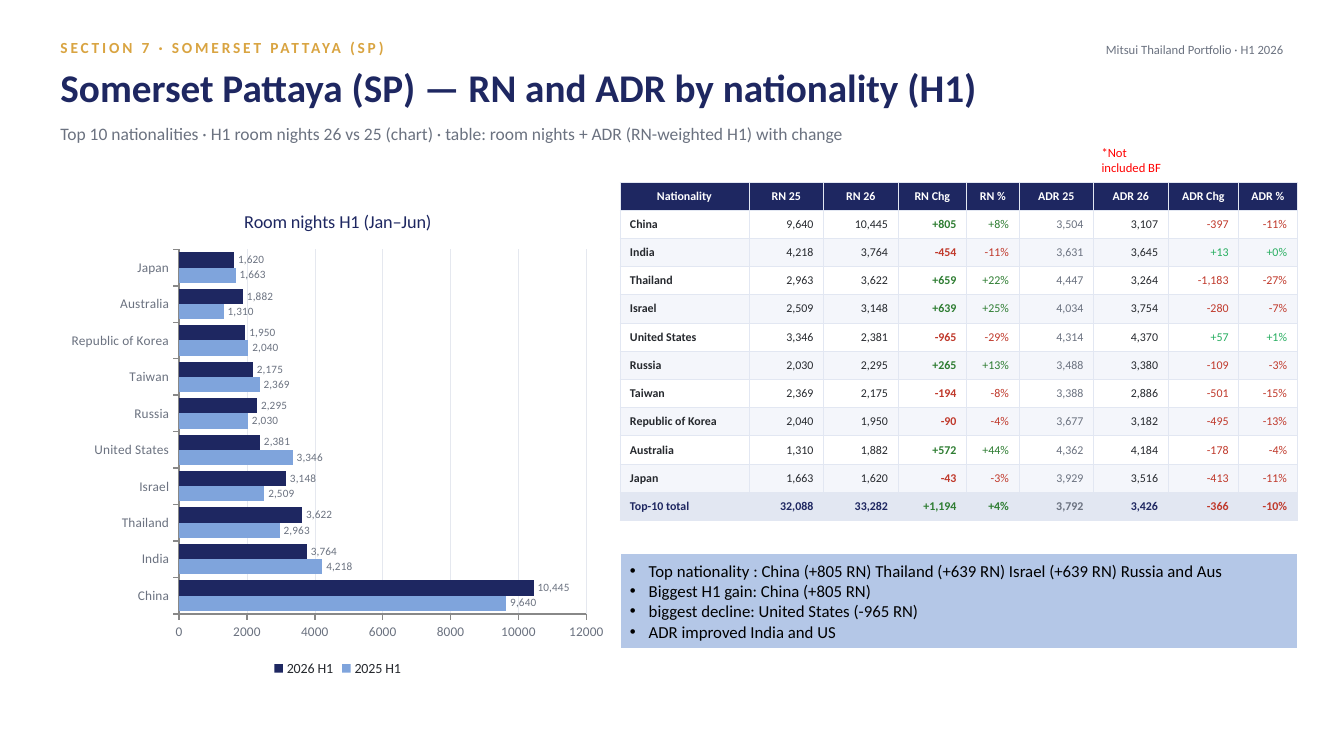
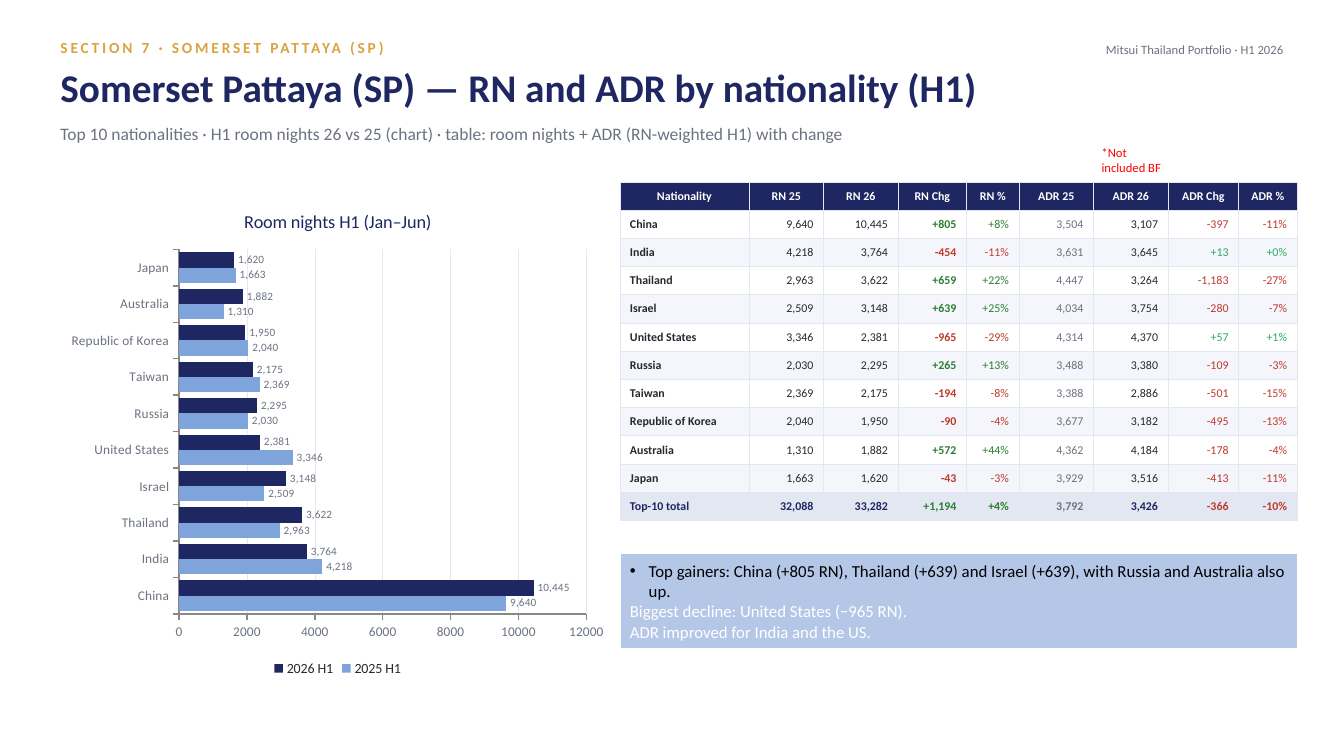
Before and after one commit to Chavin2543/mae-workspace, a slide deck: slide 32 of output/Portfolio_Performance_Report_H1-2026.pptx. Drawn at 1344x756 pixels with LibreOffice and Linux fonts; fonts in the diff are those of the drawing. Boxes give left, top, right and bottom in pixels: in the first picture for what was removed or moved away, otherwise in the second. Text is boxed around its words. In the diff, an @@ line names an element or a change of style, - is before the commit and + after.

```diff
--- a/output/Portfolio_Performance_Report_H1-2026.pptx
+++ b/output/Portfolio_Performance_Report_H1-2026.pptx
@@ text in rectangle at (630,565,1284,641): text changed @@
-• Top nationality : China (+805 RN) Thailand (+639 RN) Israel (+639 RN) Russia and Aus
-• Biggest H1 gain: China (+805 RN)
-• biggest decline: United States (-965 RN)
-• ADR improved India and US
+• Top gainers: China (+805 RN), Thailand (+639) and Israel (+639), with Russia and Australia also up.
+Biggest decline: United States (−965 RN).
+ADR improved for India and the US.
```
Also in this commit, not shown: 15 other slides changed.
